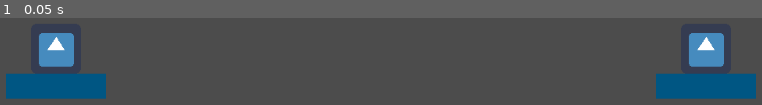
Above: before the commit, frame 1.
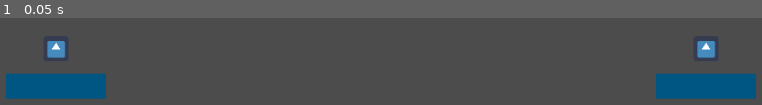
Above: after the commit, the same moment.

Repository: PoliPyc/DIYTournament
Game: Godot game, scene res://World.tscn
Same seed, same stepped clock (60 frames per second), same inputs: the game is played once before the commit and once after it. The engine's default icon, where the game draws it, is replaced by a stand-in: a white triangle on a blue panel in a dark square.
Inputs:
- Up to frame 1 (0.05 s): no input

The runs differ from the first frame. In frame 1, 3.1% of the frame differs, in the area x 5-96%, y 17-57%.

Commit message:
tweaks

Diff:
--- a/Player_model.tscn
+++ b/Player_model.tscn
@@ -6,11 +6,12 @@
 [ext_resource path="res://State.tscn" type="PackedScene" id=4]
 
 [sub_resource type="RectangleShape2D" id=1]
-extents = Vector2( 32, 32 )
+extents = Vector2( 16, 16 )
 
 [node name="Player_body" type="KinematicBody2D"]
 
 [node name="Sprite" type="Sprite" parent="."]
+scale = Vector2( 0.5, 0.5 )
 texture = ExtResource( 1 )
 
 [node name="CollisionShape2D" type="CollisionShape2D" parent="."]
Not shown, added: res/bullet.png.import
